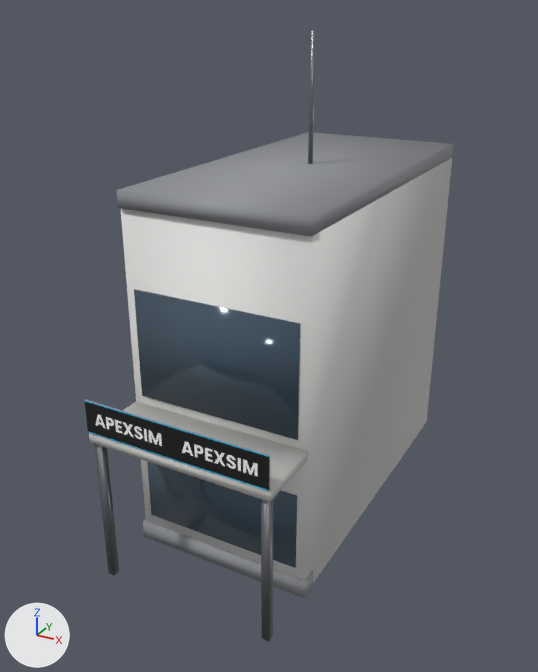
An edit to the glTF model content/props/pit/garage_end.glb, drawn before and after from the same camera.
Camera for both pictures: a 50 mm lens placed at (10.6, -16.1, 16.5), pointed at (-0.4, 3.9, 6.5). Arrows for +X, +Y and +Z are at lower left; the lights stay in place. The picture after the commit comes second. Vertices at exactly the same position are counted once.

The first picture shows 'garage_end'.
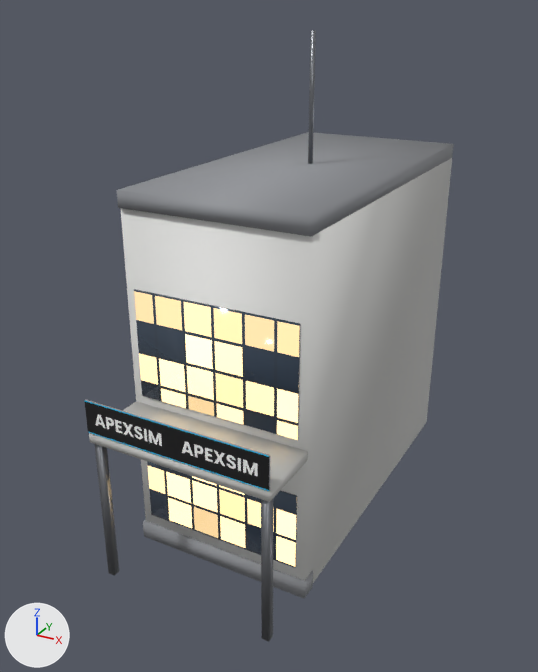
Where the change shows, as pixel boxes (x1, y1, x2, y2) in the pictures (538 x 672 px):
```json
{"object": "garage_end", "change": "surface changed", "before": [103, 288, 303, 570], "after": [103, 288, 303, 570], "on screen": "lighter"}
{"part": 1, "of": "me_garage_end", "change": "surface changed", "before": [134, 289, 300, 568], "after": [134, 289, 300, 568], "on screen": "lighter"}
```

The change, as JSON lines over the scene's bpy script:
```json
{"op": "add", "block": "img_t_window_glow", "code": ["img_t_window_glow = load_image('T_window_glow', '_unpacked/T_window_glow', 512, 512, 'sRGB')"]}
{"block": "mat_pit_glass", "where": "n0 = _N.new('ShaderNodeBsdfPrincipled'); n0.name = 'Principled BSDF'"}
{"op": "set", "path": "n0.inputs[0].default_value", "old": "(0.06, 0.1, 0.14, 1.0)", "new": "(0.04, 0.06, 0.09, 1.0)", "note": "'Base Color', dark blue #455969 -> 'Base Color', dark blue #384555"}
{"op": "add", "block": "mat_pit_glass", "code": "n0.inputs[28].default_value = 3.0  # 'Emission Strength'"}
{"op": "add", "block": "mat_pit_glass", "code": "n2 = _N.new('ShaderNodeTexImage'); n2.name = 'Image Texture'"}
{"op": "add", "block": "mat_pit_glass", "code": "n2.image = img_t_window_glow"}
{"op": "add", "block": "mat_pit_glass", "code": "_L.new(n2.outputs[0], n0.inputs[27])  # 'Color' to 'Emission Color'"}
{"block": "me_garage_end", "where": "me_garage_end.from_pydata(...)  # 90 vertices, 138 faces; spans x -3.0..3.0, y -2.2..12.0, z 0.0..15.9"}
{"block": "me_garage_end", "where": "# used by ob_garage_end; location = (0.0, 0.0, 0.0)"}
{"block": "me_garage_end", "change": "me_garage_end part 1: texture (UV) coordinates of 24 of 138 faces, centred in x -2.7..2.7, y -0.1..0.0, z 1.0..9.0, changed; they spanned u -2.7..2.7, v -0.05..9.0 and now span u -0.68..0.68, v -0.01..2.25"}
```
